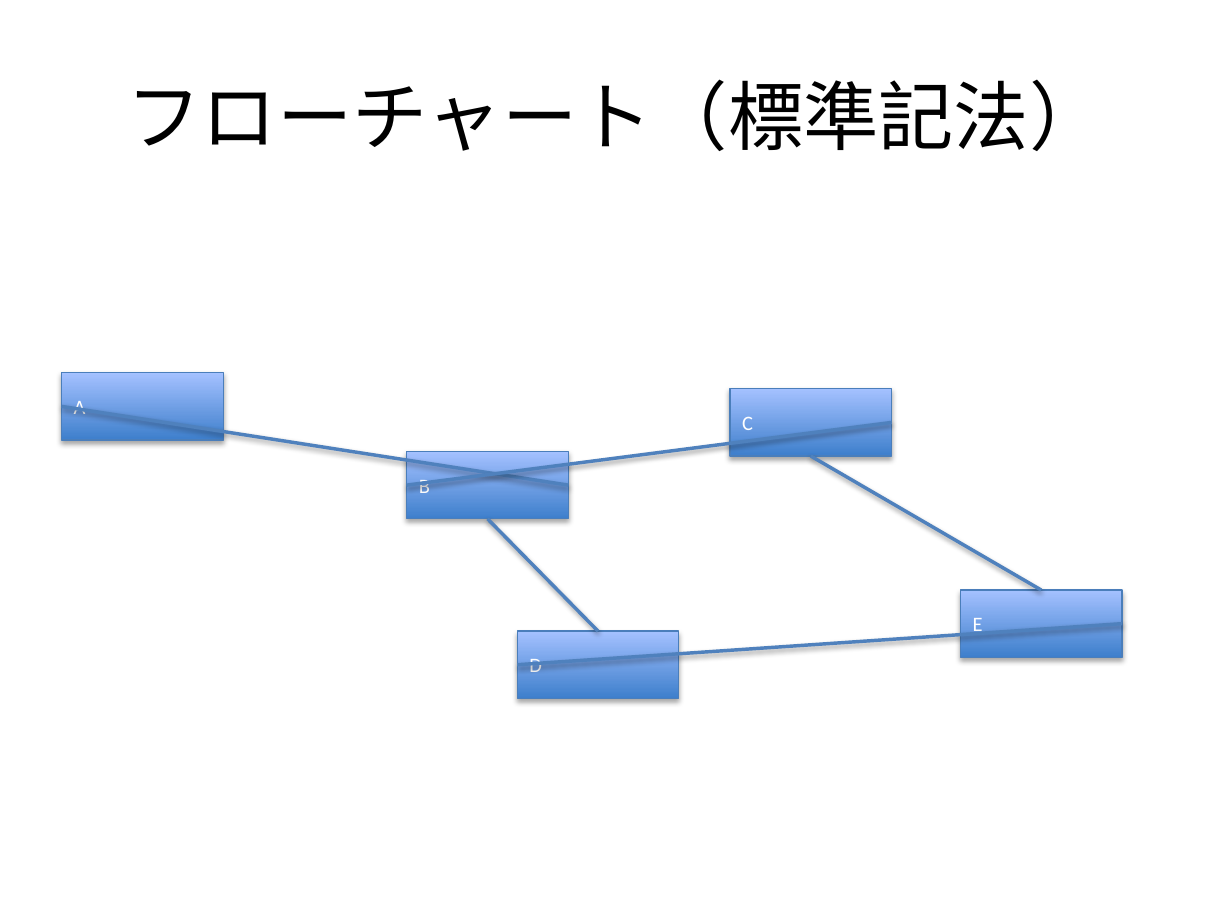
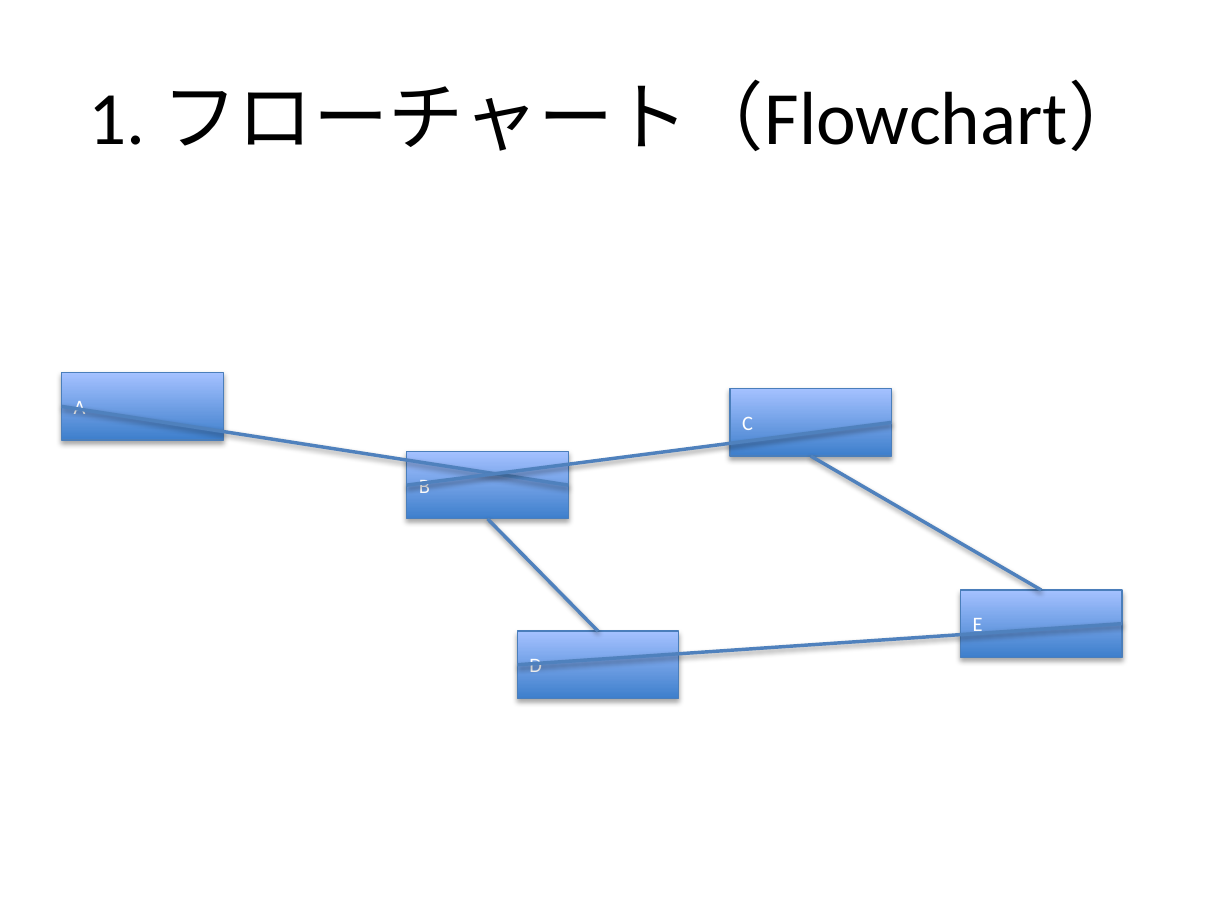
Before and after one commit to notfolder/qmd_to_pptx, a slide deck: slide 13 of demo_full.pptx. Drawn at 1232x924 pixels with LibreOffice and Linux fonts; fonts in the diff are those of the drawing. Boxes give left, top, right and bottom in pixels: in the first picture for what was removed or moved away, otherwise in the second. Text is boxed around its words. In the diff, an @@ line names an element or a change of style, - is before the commit and + after.

```diff
--- a/demo_full.pptx
+++ b/demo_full.pptx
@@ title at [88,79,1144,151]: text changed @@
-フローチャート（標準記法）
+1. フローチャート（Flowchart）
```
Also in this commit, not shown: 2 other slides changed, 20 slides added, 1 slide removed, 1 other file.
